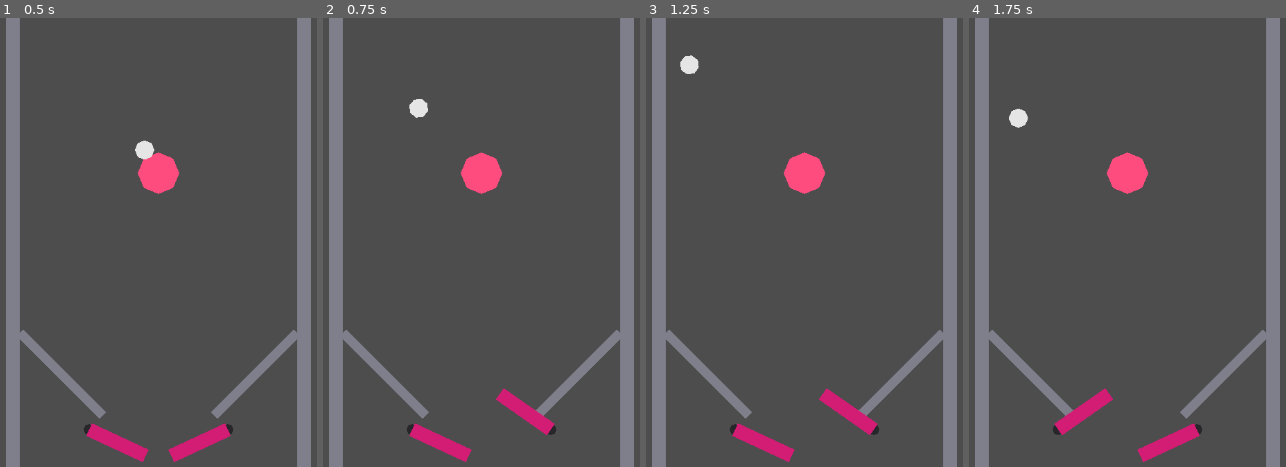
Above: before the commit, frames 1-4 (left to right).
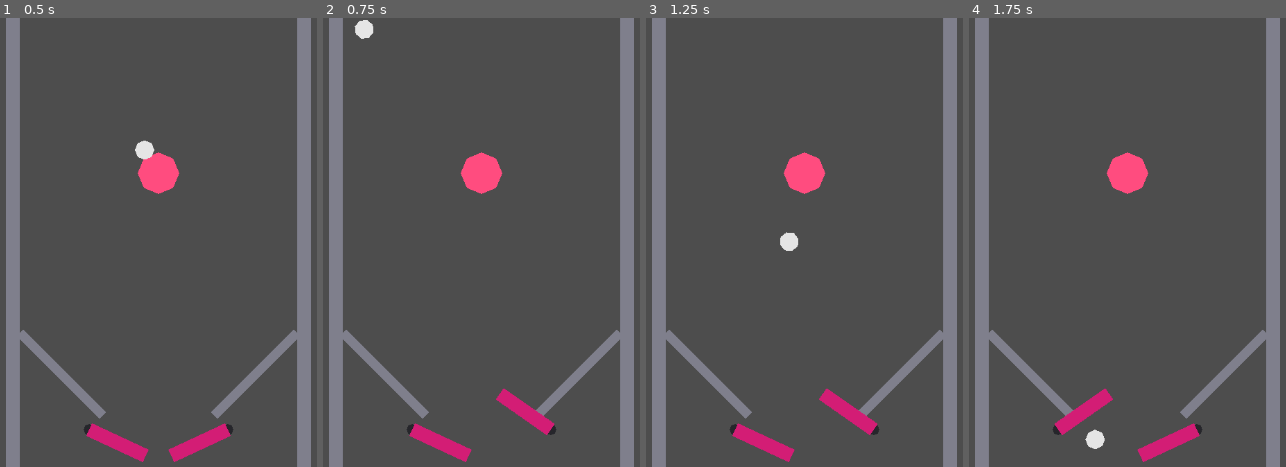
Above: after the commit, the same moments.

Repository: nobody174/pinball-adventure
Game: Godot game, scene res://core/physics/physics_prototype.tscn
The game is run twice, just before and just after one commit, with the same random seed, the same clock (stepped at 60 frames per second) and the same inputs.
Inputs:
- Up to frame 1 (0.5 s): no input
- Up to frame 2 (0.75 s): hold Right (flip_right) from 0.53 s (still down); tap Up (launch_ball) at 0.6 s
- Up to frame 3 (1.25 s): keep holding Right (flip_right)
- Up to frame 4 (1.75 s): release Right (flip_right) at 1.28 s; hold Left (flip_left) from 1.28 s (still down); tap Space (nudge) at 1.35 s

Frame 1 is identical in both runs. In frame 2, 0.4% of the frame differs, in the area x 9-34%, y 0-23%; in frame 3, 0.4%; in frame 4, 0.4%.

Commit message:
feat(physics): give the bumper a real kick — §10a
The bumper was a plain static collider with default restitution, so it
behaved like any other wall instead of a pinball bumper. Added an Area2D
sibling with a bumper.gd script that fires an outward impulse (kick_strength,
tunable) on ball contact, layered on top of the existing solid collision body.

Co-Authored-By: Claude Sonnet 5 <noreply@anthropic.com>

Diff:
--- /dev/null
+++ b/core/physics/bumper.gd
@@ -0,0 +1,15 @@
+extends Area2D
+
+## Placeholder pinball bumper. The sibling StaticBody2D handles solid
+## collision/bounce; this Area2D adds the extra outward "kick" impulse a real
+## bumper gives beyond passive restitution.
+
+@export var kick_strength: float = 600.0
+
+func _on_body_entered(body: Node2D) -> void:
+	if not body is RigidBody2D:
+		return
+	var direction := (body.global_position - global_position).normalized()
+	if direction == Vector2.ZERO:
+		direction = Vector2.UP
+	body.apply_central_impulse(direction * kick_strength)
--- a/core/physics/physics_prototype.tscn
+++ b/core/physics/physics_prototype.tscn
@@ -3,6 +3,7 @@
 [ext_resource type="Script" uid="uid://b4tuilt5r6hua" path="res://core/physics/ball.gd" id="1_ball"]
 [ext_resource type="Script" uid="uid://dtypcr3tcdvpl" path="res://core/physics/flipper.gd" id="2_flipper"]
 [ext_resource type="Script" uid="uid://bq4kgyaeumx04" path="res://core/physics/touch_zones.gd" id="3_touch"]
+[ext_resource type="Script" path="res://core/physics/bumper.gd" id="4_bumper"]
 
 [sub_resource type="RectangleShape2D" id="RectangleShape2D_wall_side"]
 size = Vector2(20, 700)
@@ -62,6 +63,12 @@
 [node name="Sprite" type="Polygon2D" parent="Bumper" unique_id=815066198]
 color = Color(1, 0.3, 0.5, 1)
 polygon = PackedVector2Array(30, 0, 21.2, 21.2, 0, 30, -21.2, 21.2, -30, 0, -21.2, -21.2, 0, -30, 21.2, -21.2)
+
+[node name="KickArea" type="Area2D" parent="Bumper"]
+script = ExtResource("4_bumper")
+
+[node name="CollisionShape2D" type="CollisionShape2D" parent="Bumper/KickArea"]
+shape = SubResource("CircleShape2D_bumper")
 
 [node name="Ramp" type="StaticBody2D" parent="." unique_id=317573666]
 
@@ -154,3 +161,5 @@
 
 [node name="Camera2D" type="Camera2D" parent="." unique_id=2134439033]
 position = Vector2(210, 350)
+
+[connection signal="body_entered" from="Bumper/KickArea" to="Bumper/KickArea" method="_on_body_entered"]
--- a/project.godot
+++ b/project.godot
@@ -1,6 +1,10 @@
 ; Engine configuration file.
 ; It's best edited using the editor UI and not directly,
 ; since the parameters that go here are not all obvious.
+;
+; Format:
+;   [section] ; section goes between []
+;   param=value ; assign values to parameters
 
 config_version=5
 
@@ -11,15 +15,9 @@
 run/main_scene="res://core/physics/physics_prototype.tscn"
 config/features=PackedStringArray("4.7", "GL Compatibility")
 
-[physics]
+[dotnet]
 
-common/physics_ticks_per_second=60
-2d/default_gravity=980.0
-
-[rendering]
-
-renderer/rendering_method="gl_compatibility"
-renderer/rendering_method.mobile="gl_compatibility"
+project/assembly_name="Pinball Adventure"
 
 [input]
 
@@ -43,3 +41,8 @@
 "events": [Object(InputEventKey,"resource_local_to_scene":false,"resource_name":"","device":-1,"window_id":0,"alt_press …(195 unchanged characters)…
 ]
 }
+
+[rendering]
+
+renderer/rendering_method="gl_compatibility"
+renderer/rendering_method.mobile="gl_compatibility"
